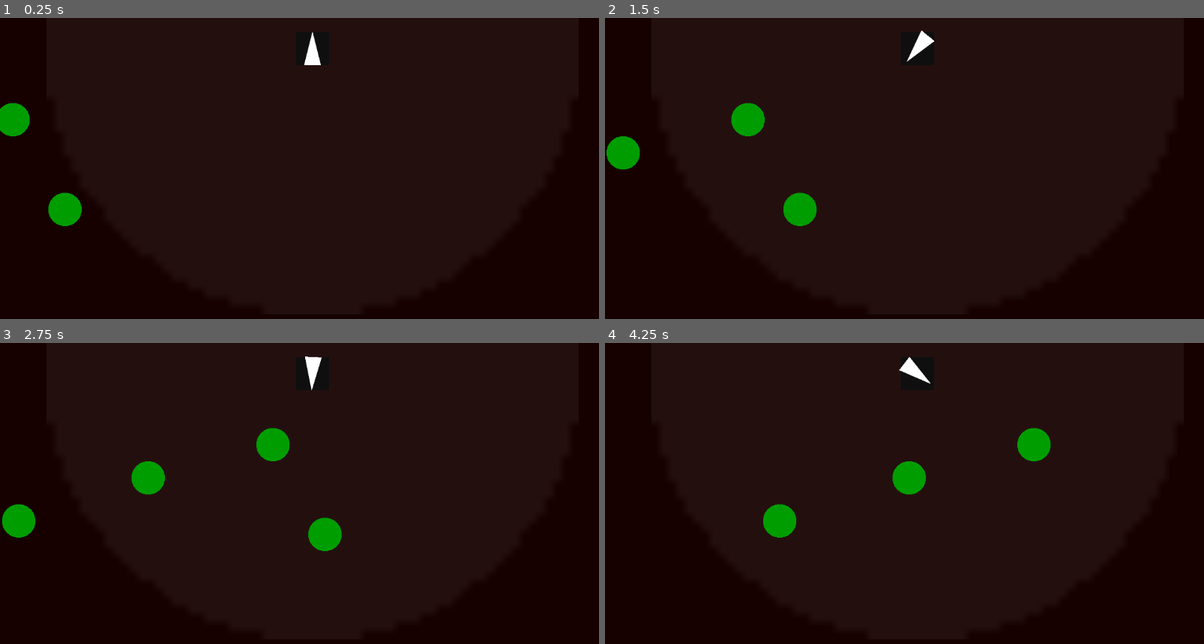
Above: before the commit, frames 1-4 (two rows, left to right).
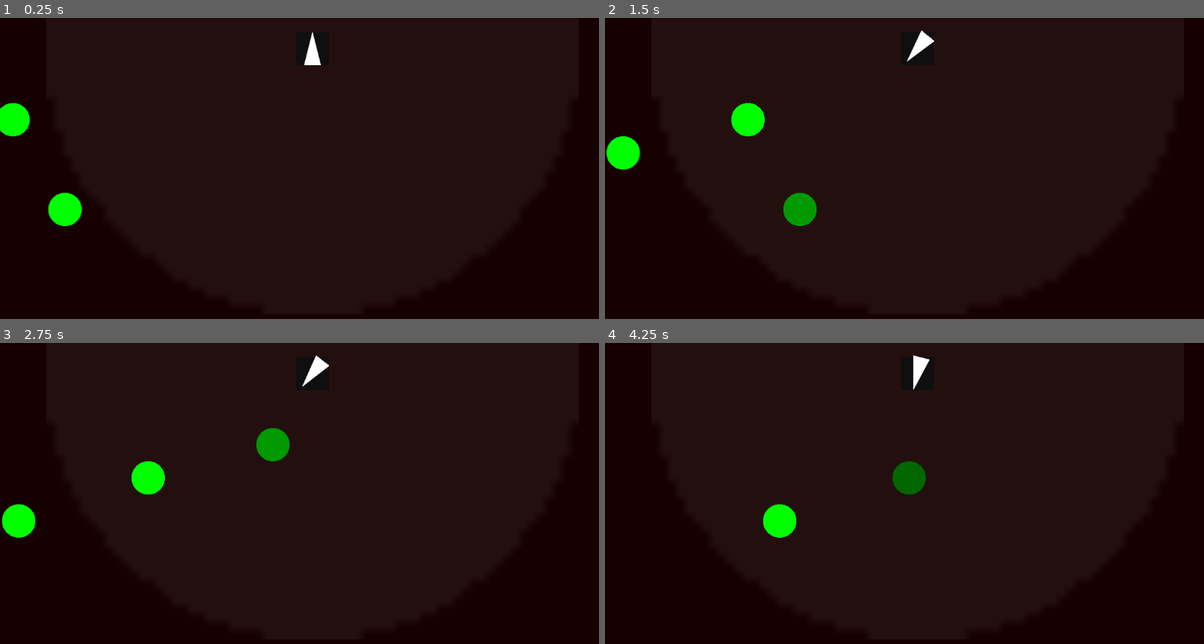
Above: after the commit, the same moments.

Repository: WismyI3easT/Katapulta
Game: Godot game, scene res://scenes/wismy_test.tscn
Same seed, same stepped clock (60 frames per second), same inputs: the game is played once before the commit and once after it.
Inputs:
- Up to frame 1 (0.25 s): no input
- Up to frame 2 (1.5 s): no input
- Up to frame 3 (2.75 s): no input
- Up to frame 4 (4.25 s): no input

The runs differ from the first frame. In frame 1, 1.0% of the frame differs, in the area x 0-14%, y 28-70%; in frame 2, 1.0%; in frame 3, 1.6%; in frame 4, 1.7%, in the area x 26-75%, y 3-65%.

Commit message:
Enemy color change based on current health

Diff:
--- a/prefabs/enemy_orc.tscn
+++ b/prefabs/enemy_orc.tscn
@@ -11,7 +11,7 @@
 script = ExtResource("1_37mp4")
 
 [node name="Body" type="Sprite2D" parent="." groups=["Enemy"]]
-modulate = Color(3.56168e-06, 0.615319, 1.73271e-06, 1)
+modulate = Color(0, 1, 0, 1)
 texture = ExtResource("2_gwix8")
 
 [node name="CollisionShape2D" type="CollisionShape2D" parent="."]
@@ -20,5 +20,3 @@
 
 [node name="Stats" type="Node2D" parent="."]
 script = ExtResource("3_rs3dn")
-health = null
-speed = null
--- a/prefabs/turret.tscn
+++ b/prefabs/turret.tscn
@@ -40,6 +40,7 @@
 
 [node name="Stats" type="Node2D" parent="."]
 script = ExtResource("5_tptim")
+attack_speed = 0.25
 
 [connection signal="area_entered" from="DetectionArea" to="." method="_on_detection_area_area_entered"]
 [connection signal="area_exited" from="DetectionArea" to="." method="_on_detection_area_area_exited"]
--- a/scripts/test_wismy/orc_controller.gd
+++ b/scripts/test_wismy/orc_controller.gd
@@ -9,6 +9,10 @@
 	print("---> ", stats.health, " to ", stats.health - damage)
 	stats.health -= damage
 
+	if stats.health > 0:
+		var color = Color(0, stats.health / 100.0, 0)
+		$Body.modulate = color
+
 	if stats.health <= 0:
 		self.die()
 
